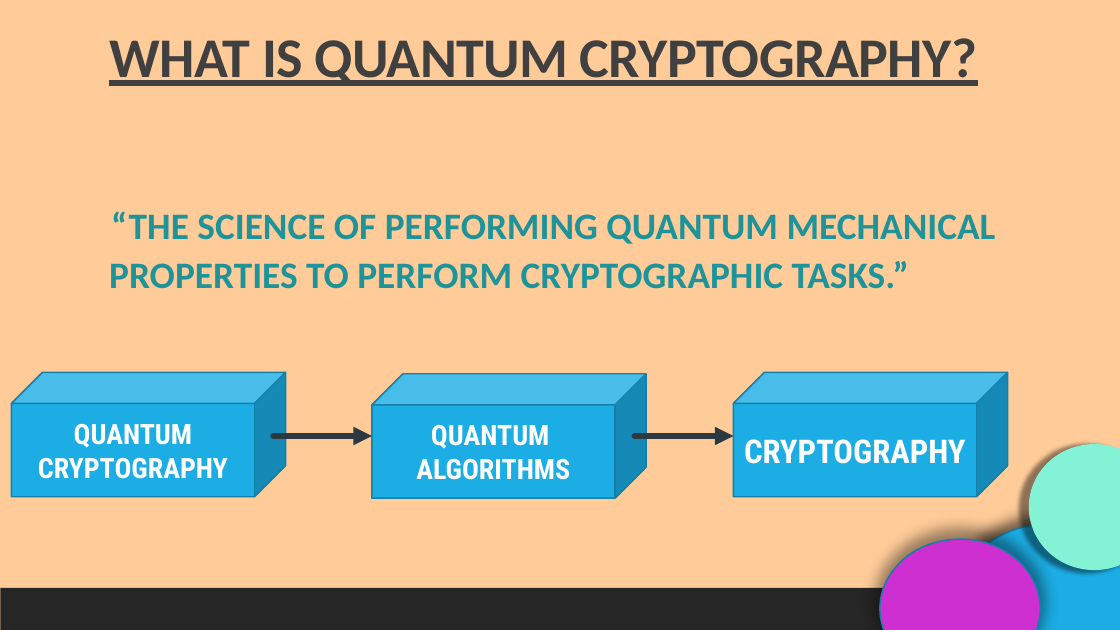
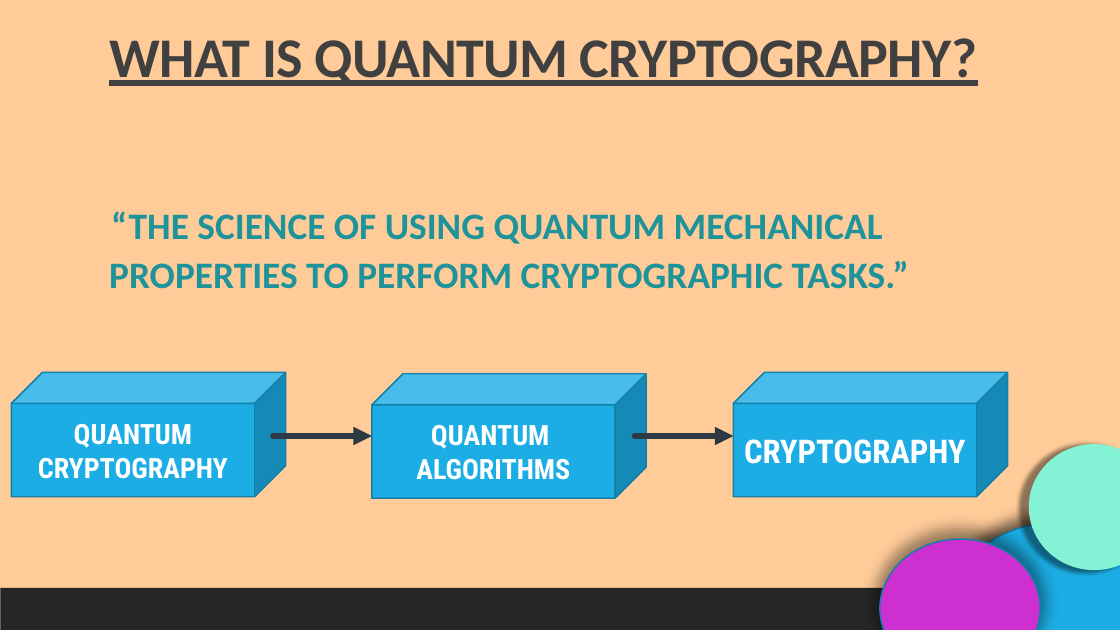
Before and after one commit to Shrinkhal01/Future-and-Scope-of-Quantum-Cryptography, a slide deck: slide 3 of MINI PROJECT.pptx. Drawn at 1120x630 pixels with LibreOffice and Linux fonts; fonts in the diff are those of the drawing. Boxes give left, top, right and bottom in pixels: in the first picture for what was removed or moved away, otherwise in the second. Text is boxed around its words. In the diff, an @@ line names an element or a change of style, - is before the commit and + after.

```diff
--- a/MINI PROJECT.pptx
+++ b/MINI PROJECT.pptx
@@ text at (109, 211, 909, 289): text changed @@
-  “THE SCIENCE OF PERFORMING QUANTUM MECHANICAL PROPERTIES TO PERFORM CRYPTOGRAPHIC TASKS.”
+  “THE SCIENCE OF USING QUANTUM MECHANICAL PROPERTIES TO PERFORM CRYPTOGRAPHIC TASKS.”
```
Also in this commit, not shown: 1 other slide changed.
